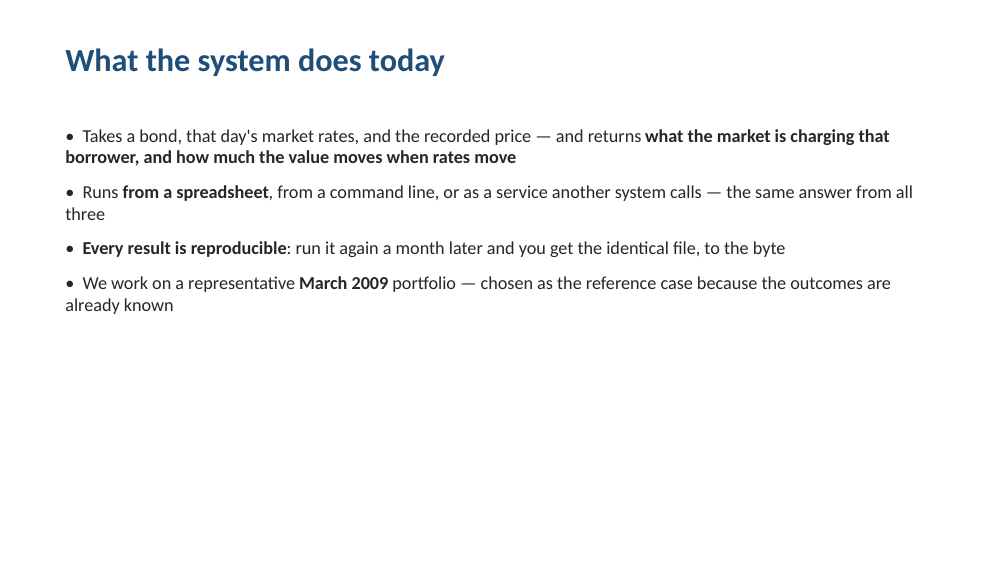
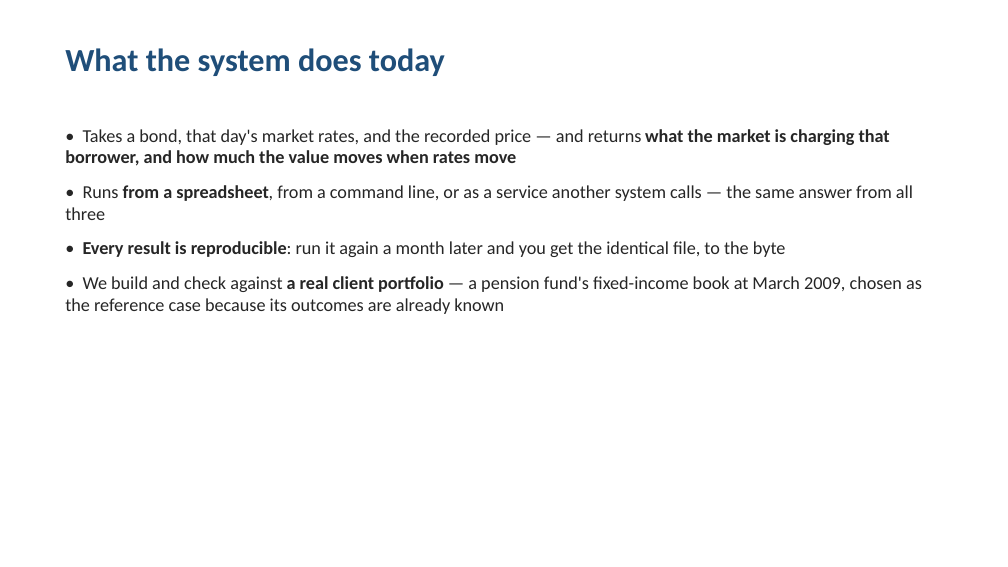
Before and after one commit to charlieee0712/fixed_income_pricing, a slide deck: slide 5 of docs/Ryse Presentation v3.pptx. Drawn at 1008x567 pixels with LibreOffice and Linux fonts; fonts in the diff are those of the drawing. Boxes give left, top, right and bottom in pixels: in the first picture for what was removed or moved away, otherwise in the second. Text is boxed around its words. In the diff, an @@ line names an element or a change of style, - is before the commit and + after.

```diff
--- a/docs/Ryse Presentation v3.pptx
+++ b/docs/Ryse Presentation v3.pptx
@@ text at (x1=65, y1=276, x2=922, y2=314): text changed @@
-• We work on a representative March 2009 portfolio — chosen as the reference case because the outcomes are already known
+• We build and check against a real client portfolio — a pension fund's fixed-income book at March 2009, chosen as the reference case because its outcomes are already known
```
Also in this commit, not shown: 2 other slides changed, 1 other file.
